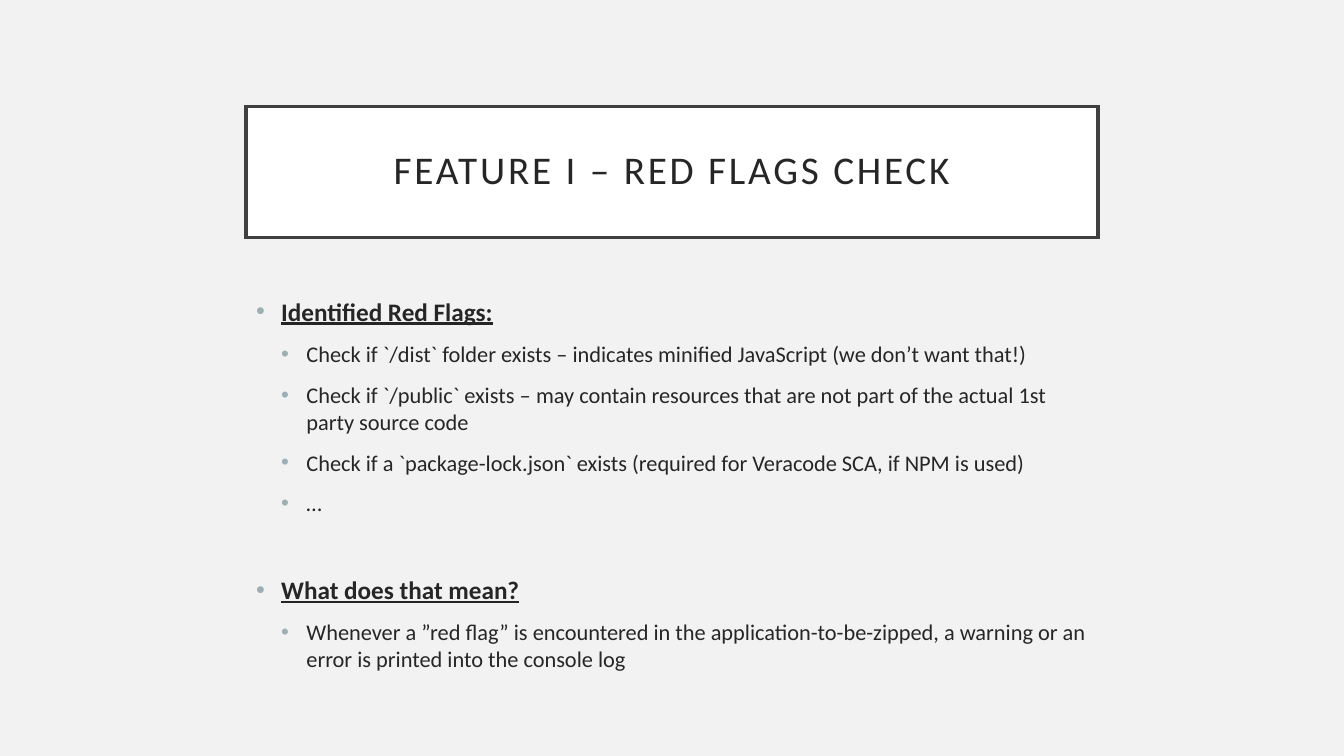
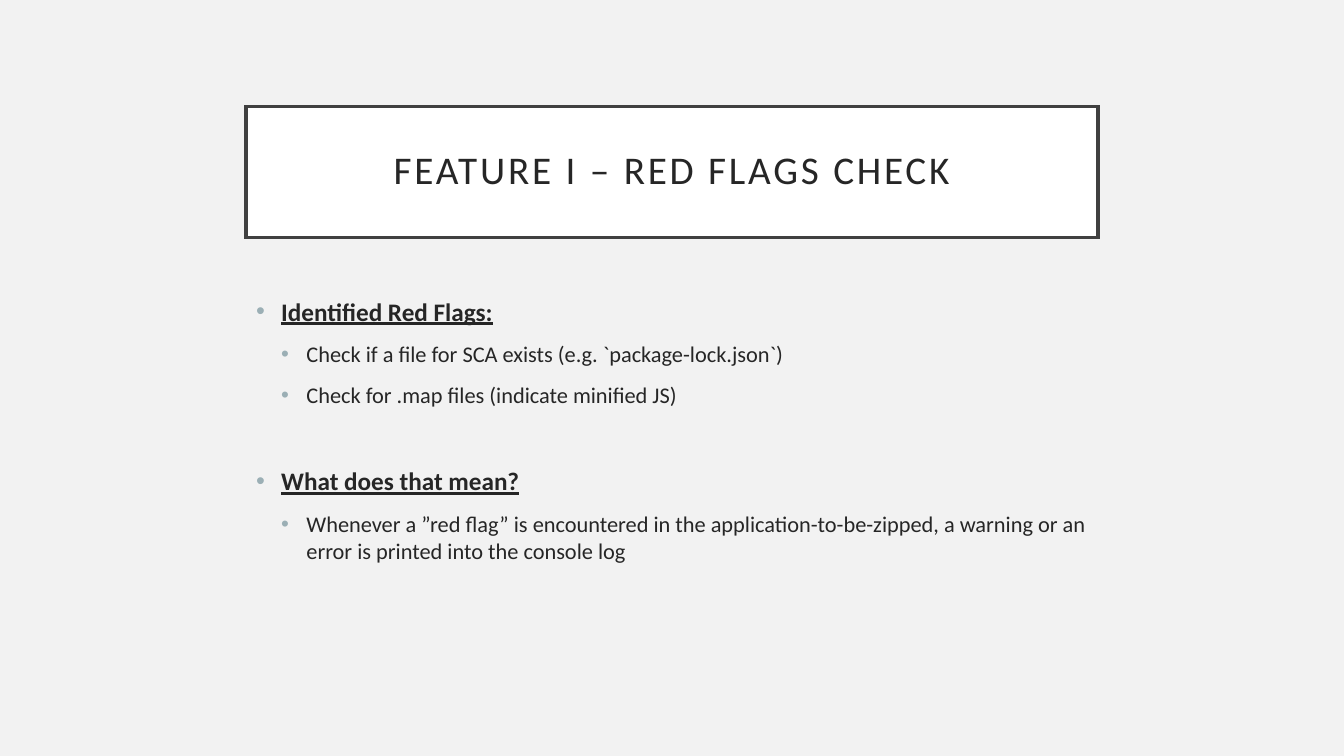
Before and after one commit to dub-flow/veracode-javascript-packager, a slide deck: slide 4 of demo.pptx. Drawn at 1344x756 pixels with LibreOffice and Linux fonts; fonts in the diff are those of the drawing. Boxes give left, top, right and bottom in pixels: in the first picture for what was removed or moved away, otherwise in the second. Text is boxed around its words. In the diff, an @@ line names an element or a change of style, - is before the commit and + after.

```diff
--- a/demo.pptx
+++ b/demo.pptx
@@ text at [306, 346, 783, 407]: text changed @@
-  • Check if `/dist` folder exists – indicates minified JavaScript (we don’t want that!)
-  • Check if `/public` exists – may contain resources that are not part of the actual 1st party source code
-  • Check if a `package-lock.json` exists (required for Veracode SCA, if NPM is used)
-  • …
+  • Check if a file for SCA exists (e.g. `package-lock.json`)
+  • Check for .map files (indicate minified JS)
```
Also in this commit, not shown: 5 other slides changed, 1 slide removed.
